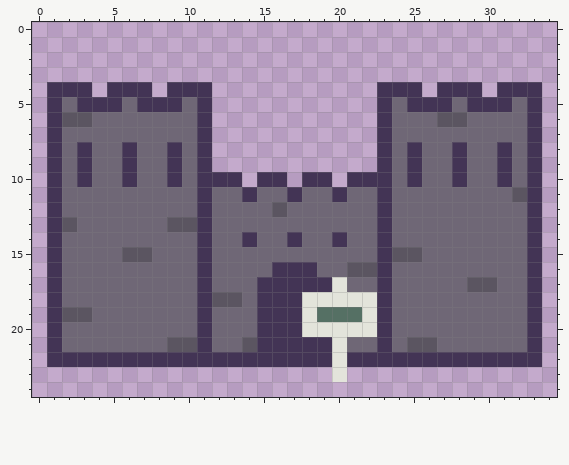
Two states of a pixel-art sprite, public/castle.png. The picture above is the old version.
The file is 35x25 pixels.
After the commit:
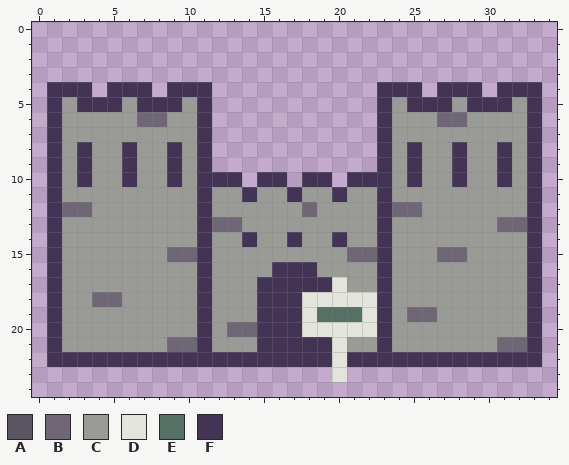
Palette (. is transparent): A #5b5561  B #6f6776  C #9a9a97  D #e3e4db  E #557064  F #433455
Change:
Changed rows in their new state; - is an unchanged pixel.
first column x 2:
 5 C---C---C-------------C---C---C
 6 CCCCC--CC-------------CCCBBCCCC
 7 CCCCCCCCC-------------CCCCCCCCC
 8 C-CC-CC-C-------------C-CC-CC-C
 9 C-CC-CC-C-------------C-CC-CC-C
10 C-CC-CC-C-------------C-CC-CC-C
11 CCCCCCCCC-CC-CC-CC-CC-CCCCCCCCC
12 --CCCCCCC-CCCCCC-CCCC---CCCCCCC
13 CCCCCCCCC---CCCCCCCCC-CCCCCCC--
14 CCCCCCCCC-CC-CC-CC-CC-CCCCCCCCC
15 CCCCCCC---CCCCCCCCC---CCC--CCCC
16 CCCCCCCCC-CCCC---CCCC-CCCCCCCCC
17 CCCCCCCCC-CCC------CC-CCCCCCCCC
18 CC--CCCCC-CCC---------CCCCCCCCC
19 CCCCCCCCC-CCC---------C--CCCCCC
20 CCCCCCCCC-C-----------CCCCCCCCC
21 CCCCCCCBB-CCC------CC-CCCCCCC--
Where, in picture pixels (left, top, right, bottom), the same in both pictures:
changed: (62, 97, 527, 352)
